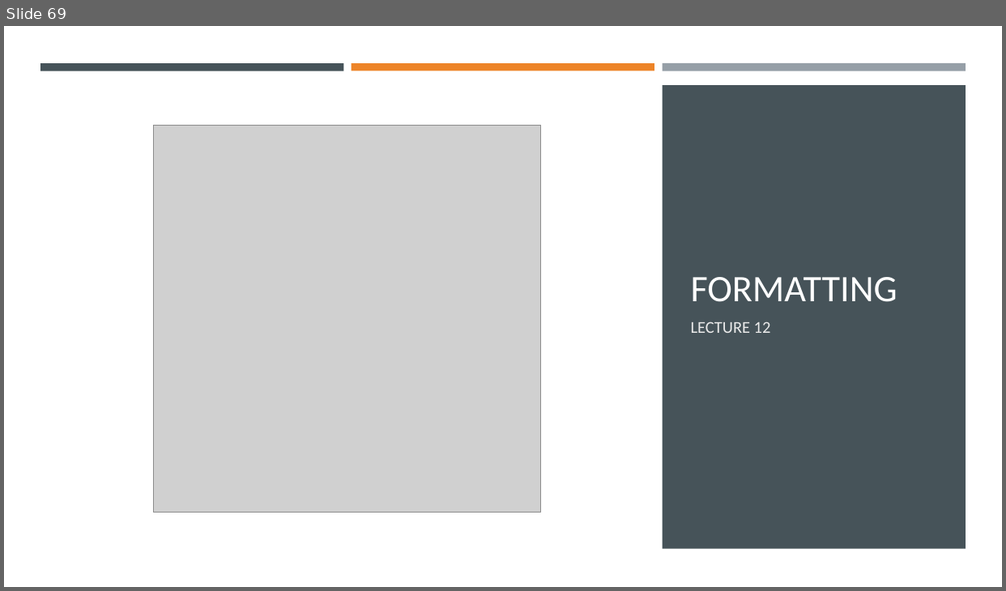
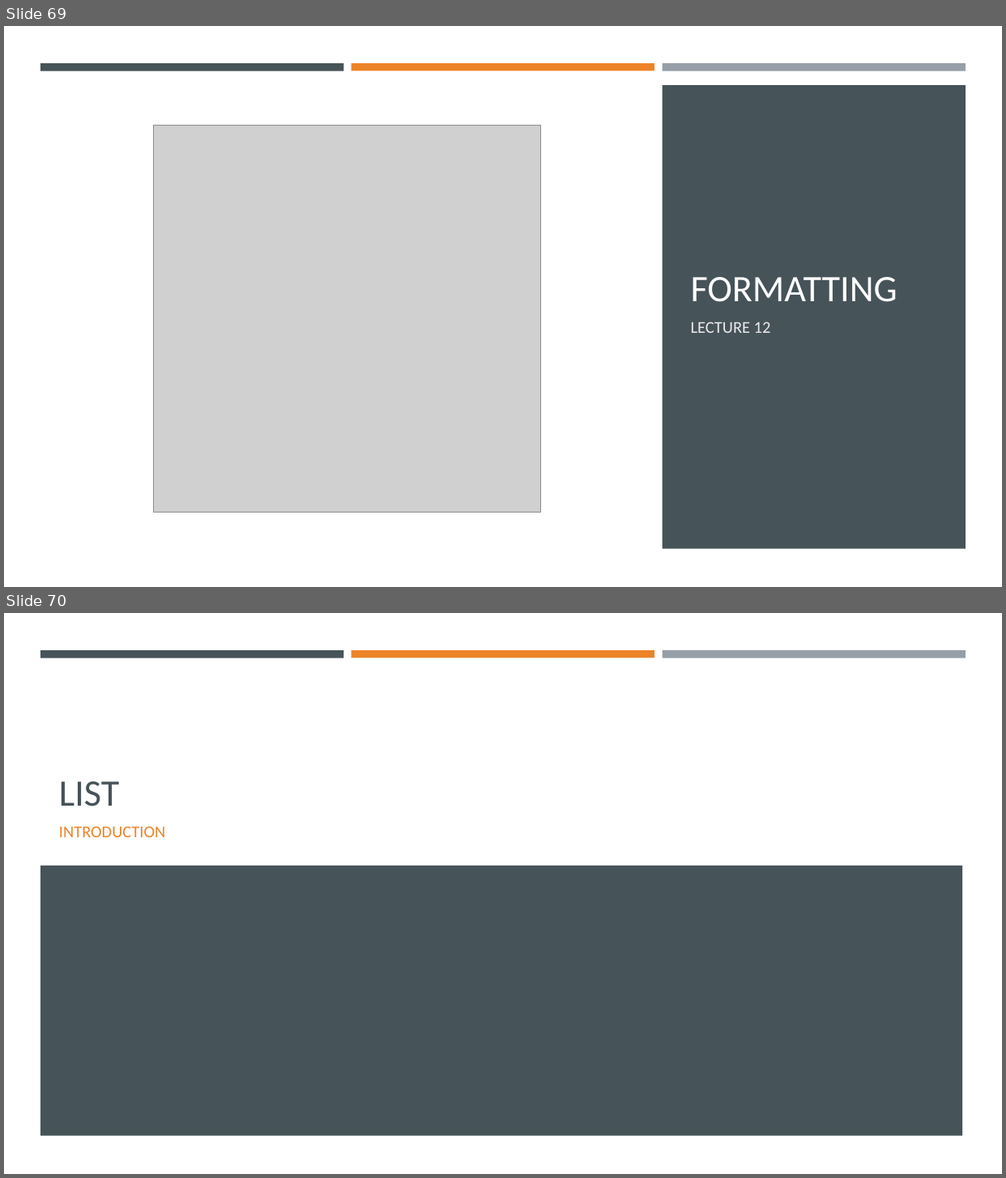
Before and after one commit to Ghost0396/iot, a slide deck: python/Python 3.pptx. Shown one above the other, each under a label of ours: slide 69 before the commit, slides 69 and 70 after it. The pictures are 1006x591 and 1006x1178 pixels, drawn with LibreOffice and Linux fonts; fonts in the diff are those of the drawing; grey boxes stand for pictures. Boxes give left, top, right and bottom in pixels: in the first picture for what was removed or moved away, otherwise in the second. Text is boxed around its words. In the diff, an @@ line names an element or a change of style, - is before the commit and + after.

```diff
--- a/python/Python 3.pptx
+++ b/python/Python 3.pptx
@@ slide 70 added at (4,613,1002,1174), background #FFFFFF @@
@@ rectangle added at (40,650,344,658), fill #465359 @@
@@ rectangle added at (351,650,654,658), fill #ED8428 @@
@@ rectangle added at (662,650,965,658), fill #969FA7 @@
@@ title added at (59,781,119,807), 36 pt, text #465359 @@
+LIST
@@ subtitle added at (59,826,165,837), 16 pt, text #ED8428 @@
+INTRODUCTION
@@ rectangle added at (40,865,963,1135), fill #465359 @@
```
Also in this commit, not shown: 13 other slides added.
